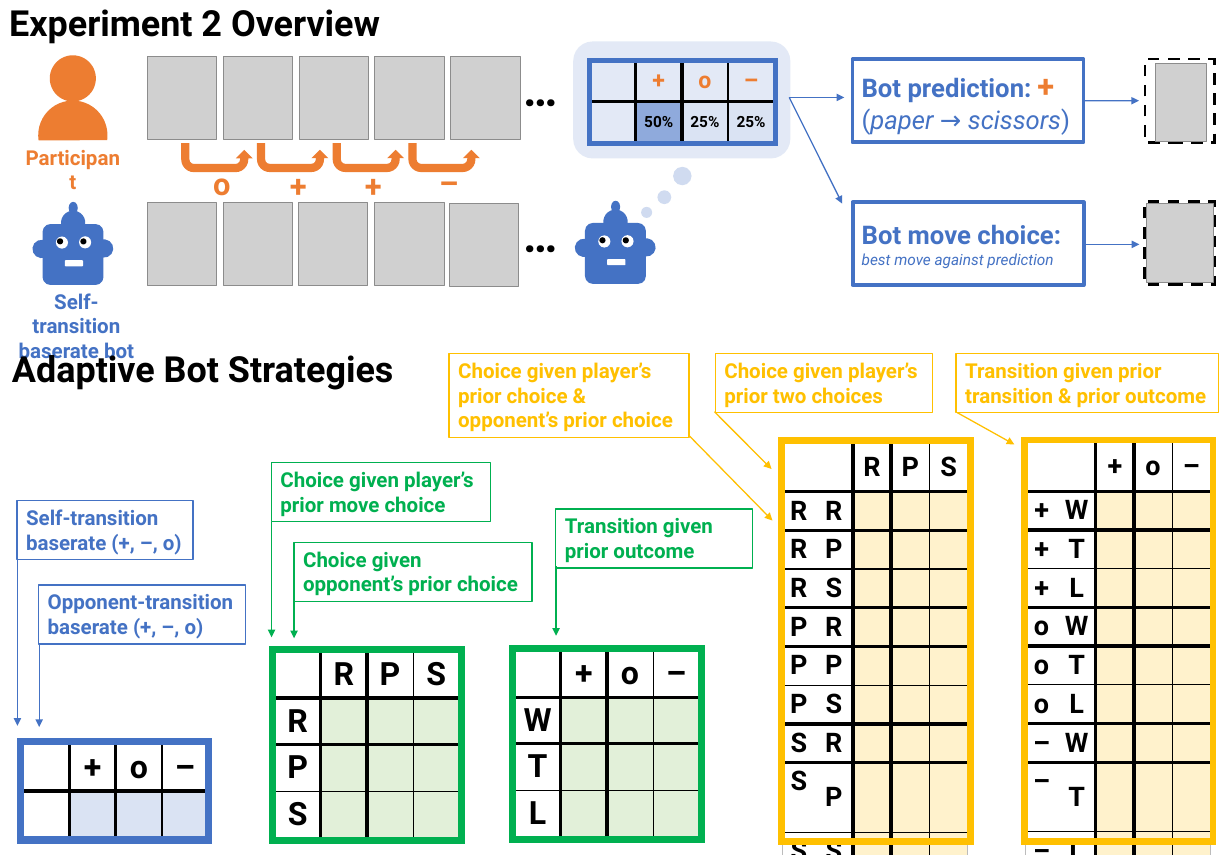
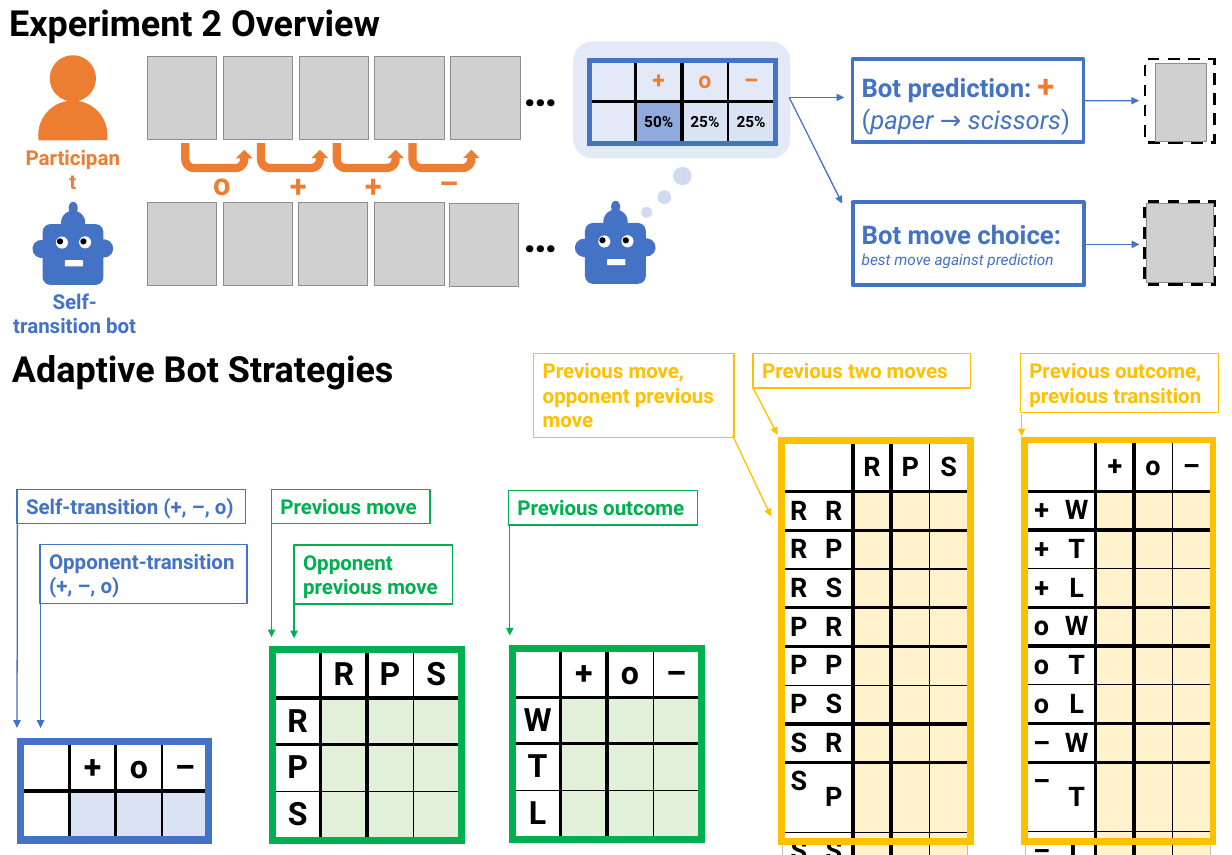
Before and after one commit to erik-brockbank/rps-bot-manuscript-public, a slide deck: slide 1 of figures/adaptive_bot_overview.pptx. Drawn at 1232x855 pixels with LibreOffice and Linux fonts; fonts in the diff are those of the drawing; grey boxes stand for pictures. Boxes give left, top, right and bottom in pixels: in the first picture for what was removed or moved away, otherwise in the second. Text is boxed around its words. In the diff, an @@ line names an element or a change of style, - is before the commit and + after.

```diff
--- a/figures/adaptive_bot_overview.pptx
+++ b/figures/adaptive_bot_overview.pptx
@@ text at [13,293,136,333]: text changed @@
-Self-transition baserate bot
+Self-transition bot
@@ rectangle "Previous move, opponent previous move": place and size @@
-rectangle "Previous move, opponent previous move" at [449,353,689,437]
+rectangle "Previous move, opponent previous move" at [534,353,735,437]
@@ rectangle "Previous two moves": place and size @@
-rectangle "Previous two moves" at [715,354,933,413]
+rectangle "Previous two moves" at [753,354,970,388]
@@ rectangle "Previous outcome, previous transition": place and size @@
-rectangle "Previous outcome, previous transition" at [957,354,1219,413]
+rectangle "Previous outcome, previous transition" at [1020,354,1219,413]
@@ text in rectangle at [543,363,714,428]: text changed @@
-Choice given player’s prior choice & opponent’s prior choice
+Previous move, opponent previous move
@@ arrow moved from (714, 411) - (772, 469) to (753, 388) - (778, 434) @@
@@ text in rectangle at [762,363,948,379]: text changed @@
-Choice given player’s prior two choices
+Previous two moves
@@ text in rectangle at [1029,363,1201,408]: text changed @@
-Transition given prior transition & prior outcome
+Previous outcome, previous transition
@@ arrow moved from (958, 412) - (1015, 445) to (1022, 414) - (1022, 436) @@
@@ arrow moved from (689, 436) - (773, 520) to (733, 435) - (771, 517) @@
@@ rectangle "Self-transition (+, –, o)": place and size @@
-rectangle "Self-transition (+, –, o)" at [17,501,193,560]
+rectangle "Self-transition (+, –, o)" at [17,489,245,523]
@@ text in rectangle at [26,498,234,519]: text changed @@
-Self-transition baserate (+, –, o)
+Self-transition (+, –, o)
@@ rectangle "Previous move": place and size @@
-rectangle "Previous move" at [272,463,491,522]
+rectangle "Previous move" at [272,489,431,523]
@@ text in rectangle at [280,499,416,515]: text changed @@
-Choice given player’s prior move choice
+Previous move
@@ rectangle "Previous outcome": place and size @@
-rectangle "Previous outcome" at [556,509,753,568]
+rectangle "Previous outcome" at [508,491,698,525]
@@ text in rectangle at [517,500,684,516]: text changed @@
-Transition given prior outcome
+Previous outcome
@@ arrow moved from (18, 559) - (18, 726) to (18, 523) - (17, 728) @@
@@ arrow moved from (556, 567) - (556, 636) to (510, 526) - (510, 636) @@
@@ rectangle "Opponent-transition (+, –, o)": place and size @@
-rectangle "Opponent-transition (+, –, o)" at [39,585,246,644]
+rectangle "Opponent-transition (+, –, o)" at [40,544,247,604]
@@ text in rectangle at [49,554,234,598]: text changed @@
-Opponent-transition baserate (+, –, o)
+Opponent-transition (+, –, o)
@@ rectangle "Opponent previous move": place and size @@
-rectangle "Opponent previous move" at [294,543,532,602]
+rectangle "Opponent previous move" at [294,545,453,604]
@@ text in rectangle at [303,555,437,599]: text changed @@
-Choice given opponent’s prior choice
+Opponent previous move
@@ arrow moved from (39, 644) - (39, 727) to (41, 604) - (41, 728) @@
```
Also in this commit, not shown: 2 other files.
